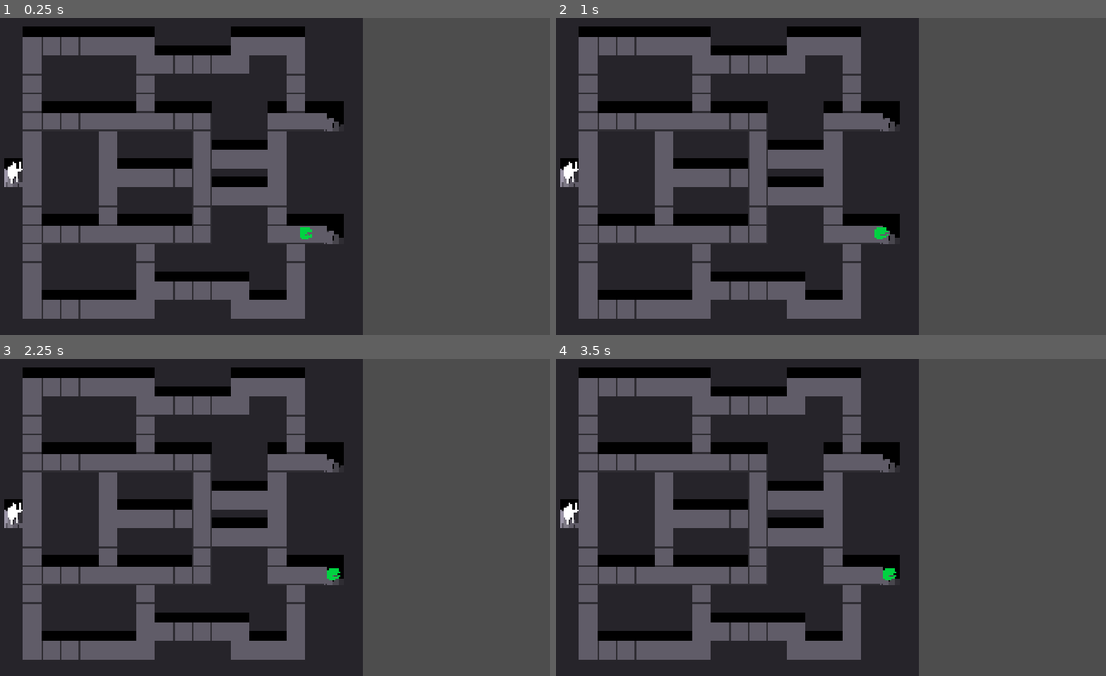
Above: before the commit, frames 1-4 (two rows, left to right).
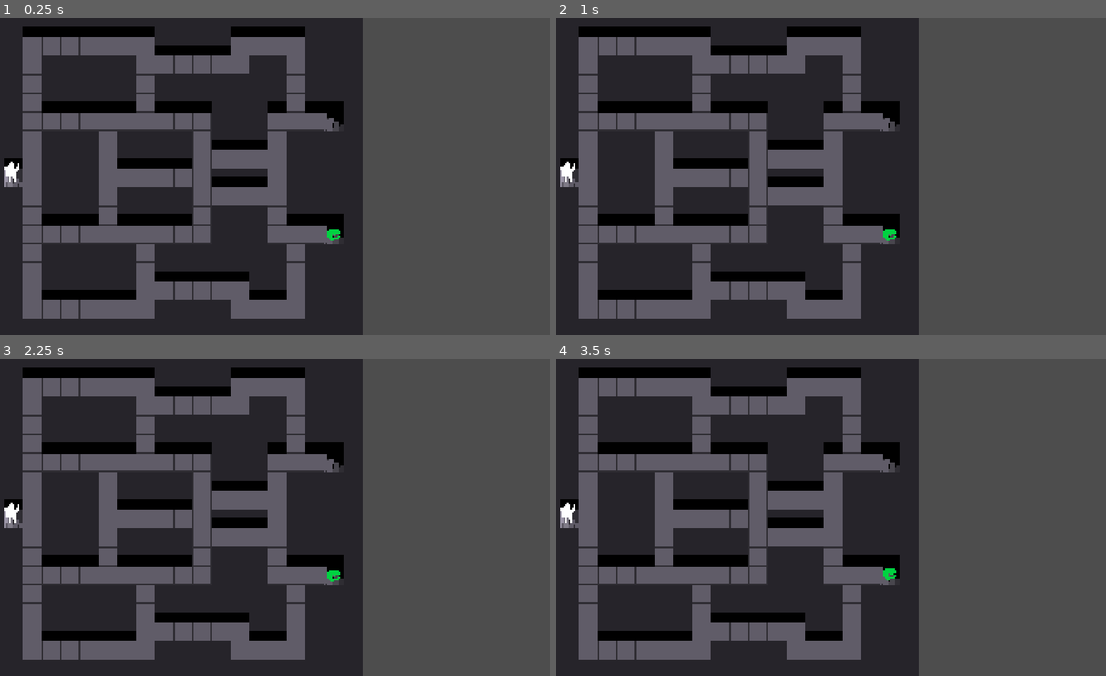
Above: after the commit, the same moments.

Repository: NunoDasNeves/igc-jam-godot-template
Game: Godot game, scene res://main.tscn
Two runs of this game, one before a commit and one after it. Both use one fixed random seed, a clock stepped at 60 frames per second and the inputs below.
Inputs:
- Up to frame 1 (0.25 s): no input
- Up to frame 2 (1 s): tap Enter at 0.5 s; hold Right (ui_right) from 0.53 s (still down)
- Up to frame 3 (2.25 s): release Right (ui_right) at 1.28 s; hold Down (ui_down) 1.28-2.03 s; tap Space at 2 s; hold Right (ui_right) from 2.03 s (still down)
- Up to frame 4 (3.5 s): tap Enter at 2.75 s; release Right (ui_right) at 2.78 s; hold Up (ui_up) from 2.78 s (still down)

The runs differ from the first frame. In frame 1, 0.2% of the frame differs, in the area x 0-62%, y 45-71%; in frame 2, 0.2%; in frame 3, 0.1%; in frame 4, less than 0.1%.

Commit message:
Added wsad control, num pad control and  made hero and mimic extend from Entities - also remove Dictionary Hint Typing its unsupported

Diff:
--- a/audio/audio.gd
+++ b/audio/audio.gd
@@ -23,10 +23,10 @@
 ##
 ## Loading and caching audio streams by filename
 ##
-var sfx_stream_cache: Dictionary[String, AudioStream] = {}
-var music_stream_cache: Dictionary[String, AudioStream] = {}
+var sfx_stream_cache = {}
+var music_stream_cache = {}
 
-func get_stream(stream_cache: Dictionary[String, AudioStream], filename: String, audio_subpath: String) -> AudioStream:
+func get_stream(stream_cache: Dictionary, filename: String, audio_subpath: String) -> AudioStream:
 	var stream: AudioStream = stream_cache.get(filename)
 	if !stream:
 		stream = load("res://audio/%s/%s" % [audio_subpath, filename])
--- a/entities/entity.gd
+++ /dev/null
@@ -1,19 +0,0 @@
-class_name Entity extends Node2D
-
-var player_controlled: bool = true
-
-var input_dir: Vector2
-var move_dir: Vector2
-
-func get_player_input() -> void:
-	var x_in = Input.get_axis("ui_left", "ui_right")
-	var y_in = Input.get_axis("ui_up", "ui_down")
-	input_dir = Vector2(x_in, y_in).normalized()
-
-func _process(_delta: float) -> void:
-	if player_controlled:
-		get_player_input()
-
-func _physics_process(delta: float) -> void:
-	var vel = move_dir * delta * 150
-	position += vel
--- /dev/null
+++ b/entities/entity_class.gd
@@ -0,0 +1,23 @@
+class_name Entity extends Node2D
+
+var player_controlled: bool = false
+
+var input_dir: Vector2
+var move_dir: Vector2
+
+func get_player_input() -> void:
+	var x_in = Input.get_axis("Left", "Right")
+	var y_in = Input.get_axis("Up", "Down")
+	input_dir = Vector2(x_in, y_in).normalized()
+
+func assign_player_is_controlled() -> void:
+	if player_controlled == false:
+		player_controlled = true
+	else:
+		print("Error player_controlled already is ",player_controlled)
+
+
+
+func _physics_process(delta: float) -> void:
+	var vel = move_dir * delta * 150
+	position += vel
--- a/entities/hero.tscn
+++ b/entities/hero/hero.tscn
@@ -1,19 +1,17 @@
 [gd_scene load_steps=3 format=3 uid="uid://mqinaasi0323"]
 
-[ext_resource type="Script" uid="uid://b6bqs3sk5odvn" path="res://entities/entity.gd" id="1_kym4o"]
+[ext_resource type="Script" path="res://entities/hero/hero_class.gd" id="1_qxmll"]
 
 [sub_resource type="CircleShape2D" id="CircleShape2D_kleto"]
 radius = 15.0333
 
-[node name="Hero" type="Node2D"]
-script = ExtResource("1_kym4o")
+[node name="Hero" type="CharacterBody2D"]
+script = ExtResource("1_qxmll")
 
 [node name="Polygon2D" type="Polygon2D" parent="."]
 position = Vector2(-281, -1039)
 scale = Vector2(1.83, 1.83)
 polygon = PackedVector2Array(148, 573, 153.699, 558.956, 160, 572, 159, 552, 164, 549, 164, 550, 166, 550, 167, 547, 169, 547, 169, 545, 166, 544, 164, 528, 163, 543, 159, 544, 160, 545, 162, 545, 158, 546, 157, 535, 151, 533, 148, 540, 139, 543, 141, 558, 146, 563, 148, 560)
 
-[node name="Area2D" type="Area2D" parent="."]
-
-[node name="CollisionShape2D" type="CollisionShape2D" parent="Area2D"]
+[node name="CollisionShape2D" type="CollisionShape2D" parent="."]
 shape = SubResource("CircleShape2D_kleto")
--- /dev/null
+++ b/entities/hero/hero_class.gd
@@ -0,0 +1,11 @@
+class_name Hero extends Entity
+
+
+# Called when the node enters the scene tree for the first time.
+func _ready() -> void:
+	pass # Replace with function body.
+
+
+# Called every frame. 'delta' is the elapsed time since the previous frame.
+func _process(delta: float) -> void:
+	pass
--- a/entities/mimic.tscn
+++ b/entities/mimic/mimic.tscn
@@ -1,12 +1,12 @@
 [gd_scene load_steps=3 format=3 uid="uid://3tgyoc0ngvsg"]
 
-[ext_resource type="Script" uid="uid://b6bqs3sk5odvn" path="res://entities/entity.gd" id="1_7rjg5"]
+[ext_resource type="Script" path="res://entities/mimic/mimic_class.gd" id="1_71vme"]
 
 [sub_resource type="CircleShape2D" id="CircleShape2D_kleto"]
 radius = 19.88
 
-[node name="Mimic" type="Node2D"]
-script = ExtResource("1_7rjg5")
+[node name="Mimic" type="CharacterBody2D"]
+script = ExtResource("1_71vme")
 
 [node name="Polygon2D" type="Polygon2D" parent="."]
 position = Vector2(-145, -617)
@@ -14,7 +14,5 @@
 color = Color(4.09593e-05, 0.82369, 0.257114, 1)
 polygon = PackedVector2Array(135.813, 665.812, 140.229, 658.083, 149.063, 655.875, 172.25, 653.666, 179.979, 660.291, 1 …(399 unchanged characters)…
 
-[node name="Area2D" type="Area2D" parent="."]
-
-[node name="CollisionShape2D" type="CollisionShape2D" parent="Area2D"]
+[node name="CollisionShape2D" type="CollisionShape2D" parent="."]
 shape = SubResource("CircleShape2D_kleto")
--- /dev/null
+++ b/entities/mimic/mimic_class.gd
@@ -0,0 +1,13 @@
+class_name Mimic extends Entity
+
+
+# Called when the node enters the scene tree for the first time.
+func _ready() -> void:
+	assign_player_is_controlled()
+
+
+
+# Called every frame. 'delta' is the elapsed time since the previous frame.
+func _process(_delta: float) -> void:
+	if player_controlled:
+		get_player_input()
--- a/main.tscn
+++ b/main.tscn
@@ -1,11 +1,12 @@
-[gd_scene load_steps=7 format=4 uid="uid://cib81fcg33t4e"]
+[gd_scene load_steps=8 format=4 uid="uid://cib81fcg33t4e"]
 
-[ext_resource type="Script" uid="uid://bjnw0tr11q2h8" path="res://main.gd" id="1_0xm2m"]
-[ext_resource type="Script" uid="uid://dtgcr1m25t20a" path="res://world.gd" id="2_7mycd"]
+[ext_resource type="Script" path="res://main.gd" id="1_0xm2m"]
+[ext_resource type="Script" path="res://world.gd" id="2_7mycd"]
 [ext_resource type="TileSet" uid="uid://woxckrqp2r8f" path="res://tilesets/test_tileset.tres" id="3_1bvp3"]
 [ext_resource type="PackedScene" uid="uid://b326cb226l8ye" path="res://ui/pause_menu.tscn" id="4_1bvp3"]
-[ext_resource type="PackedScene" uid="uid://mqinaasi0323" path="res://entities/hero.tscn" id="4_lquwl"]
-[ext_resource type="PackedScene" uid="uid://3tgyoc0ngvsg" path="res://entities/mimic.tscn" id="5_7mycd"]
+[ext_resource type="Script" path="res://entities/entity_class.gd" id="4_ixft2"]
+[ext_resource type="PackedScene" uid="uid://mqinaasi0323" path="res://entities/hero/hero.tscn" id="5_an6f7"]
+[ext_resource type="PackedScene" uid="uid://3tgyoc0ngvsg" path="res://entities/mimic/mimic.tscn" id="6_2hlvy"]
 
 [node name="Main" type="Node"]
 process_mode = 3
@@ -27,13 +28,14 @@
 tile_map_data = PackedByteArray("AAAAAAAAAQAAAAIAAAAAABAAAQAAAAIAAAAAAAEAAQAAAAIAAAAAAAIAAQAAAAIAAAAAAAMAAQAAAAIAAAAAAA …(3616 unchanged characters)…
 tile_set = ExtResource("3_1bvp3")
 
-[node name="Hero" parent="World" instance=ExtResource("4_lquwl")]
-position = Vector2(98, 554)
+[node name="Entities" type="Node2D" parent="World"]
+script = ExtResource("4_ixft2")
 
-[node name="Entities" type="Node2D" parent="World"]
+[node name="Hero" parent="World/Entities" instance=ExtResource("5_an6f7")]
+position = Vector2(91, 552)
 
-[node name="Mimic" parent="World/Entities" instance=ExtResource("5_7mycd")]
-position = Vector2(1089, 736)
+[node name="Mimic" parent="World/Entities" instance=ExtResource("6_2hlvy")]
+position = Vector2(1184, 740)
 
 [node name="UI" type="CanvasLayer" parent="."]
 
--- a/project.godot
+++ b/project.godot
@@ -12,7 +12,7 @@
 
 config/name="igc-jam-template"
 run/main_scene="uid://cib81fcg33t4e"
-config/features=PackedStringArray("4.4", "GL Compatibility")
+config/features=PackedStringArray("4.3", "GL Compatibility")
 
 [audio]
 
@@ -35,6 +35,37 @@
 
 theme/custom="uid://bqkb7o7uit11j"
 
+[input]
+
+Left={
+"deadzone": 0.5,
+"events": [Object(InputEventKey,"resource_local_to_scene":false,"resource_name":"","device":-1,"window_id":0,"alt_pressed":false,"shift_pressed":false,"ctrl_pressed":false,"meta_pressed":false,"pressed":false,"keycode":0,"physical_keycode":65,"key_label":0,"unicode":97,"location":0,"echo":false,"script":null)
+, Object(InputEventKey,"resource_local_to_scene":false,"resource_name":"","device":-1,"window_id":0,"alt_pressed":false,"shift_pressed":false,"ctrl_pressed":false,"meta_pressed":false,"pressed":false,"keycode":0,"physical_keycode":4194319,"key_label":0,"unicode":0,"location":0,"echo":false,"script":null)
+, Object(InputEventKey,"resource_local_to_scene":false,"resource_name":"","device":-1,"window_id":0,"alt_pressed":false,"shift_pressed":false,"ctrl_pressed":false,"meta_pressed":false,"pressed":false,"keycode":0,"physical_keycode":4194442,"key_label":0,"unicode":52,"location":0,"echo":false,"script":null)
+]
+}
+Right={
+"deadzone": 0.5,
+"events": [Object(InputEventKey,"resource_local_to_scene":false,"resource_name":"","device":-1,"window_id":0,"alt_pressed":false,"shift_pressed":false,"ctrl_pressed":false,"meta_pressed":false,"pressed":false,"keycode":0,"physical_keycode":68,"key_label":0,"unicode":100,"location":0,"echo":false,"script":null)
+, Object(InputEventKey,"resource_local_to_scene":false,"resource_name":"","device":-1,"window_id":0,"alt_pressed":false,"shift_pressed":false,"ctrl_pressed":false,"meta_pressed":false,"pressed":false,"keycode":0,"physical_keycode":4194444,"key_label":0,"unicode":54,"location":0,"echo":false,"script":null)
+, Object(InputEventKey,"resource_local_to_scene":false,"resource_name":"","device":-1,"window_id":0,"alt_pressed":false,"shift_pressed":false,"ctrl_pressed":false,"meta_pressed":false,"pressed":false,"keycode":0,"physical_keycode":4194321,"key_label":0,"unicode":0,"location":0,"echo":false,"script":null)
+]
+}
+Up={
+"deadzone": 0.5,
+"events": [Object(InputEventKey,"resource_local_to_scene":false,"resource_name":"","device":-1,"window_id":0,"alt_pressed":false,"shift_pressed":false,"ctrl_pressed":false,"meta_pressed":false,"pressed":false,"keycode":0,"physical_keycode":87,"key_label":0,"unicode":119,"location":0,"echo":false,"script":null)
+, Object(InputEventKey,"resource_local_to_scene":false,"resource_name":"","device":-1,"window_id":0,"alt_pressed":false,"shift_pressed":false,"ctrl_pressed":false,"meta_pressed":false,"pressed":false,"keycode":0,"physical_keycode":4194320,"key_label":0,"unicode":0,"location":0,"echo":false,"script":null)
+, Object(InputEventKey,"resource_local_to_scene":false,"resource_name":"","device":-1,"window_id":0,"alt_pressed":false,"shift_pressed":false,"ctrl_pressed":false,"meta_pressed":false,"pressed":false,"keycode":0,"physical_keycode":4194446,"key_label":0,"unicode":56,"location":0,"echo":false,"script":null)
+]
+}
+Down={
+"deadzone": 0.5,
+"events": [Object(InputEventKey,"resource_local_to_scene":false,"resource_name":"","device":-1,"window_id":0,"alt_pressed":false,"shift_pressed":false,"ctrl_pressed":false,"meta_pressed":false,"pressed":false,"keycode":0,"physical_keycode":83,"key_label":0,"unicode":115,"location":0,"echo":false,"script":null)
+, Object(InputEventKey,"resource_local_to_scene":false,"resource_name":"","device":-1,"window_id":0,"alt_pressed":false,"shift_pressed":false,"ctrl_pressed":false,"meta_pressed":false,"pressed":false,"keycode":0,"physical_keycode":4194322,"key_label":0,"unicode":0,"location":0,"echo":false,"script":null)
+, Object(InputEventKey,"resource_local_to_scene":false,"resource_name":"","device":-1,"window_id":0,"alt_pressed":false,"shift_pressed":false,"ctrl_pressed":false,"meta_pressed":false,"pressed":false,"keycode":0,"physical_keycode":4194440,"key_label":0,"unicode":50,"location":0,"echo":false,"script":null)
+]
+}
+
 [rendering]
 
 textures/canvas_textures/default_texture_filter=0
Renamed: entities/chest.tscn -> entities/chest/chest.tscn
Renamed: entities/demon.tscn -> entities/demon/demon.tscn
Not shown, changed: fonts/pixeloperator.ttf.import
Not shown: 1 places in vfx/confetti_particles.tscn that only renumber resources
